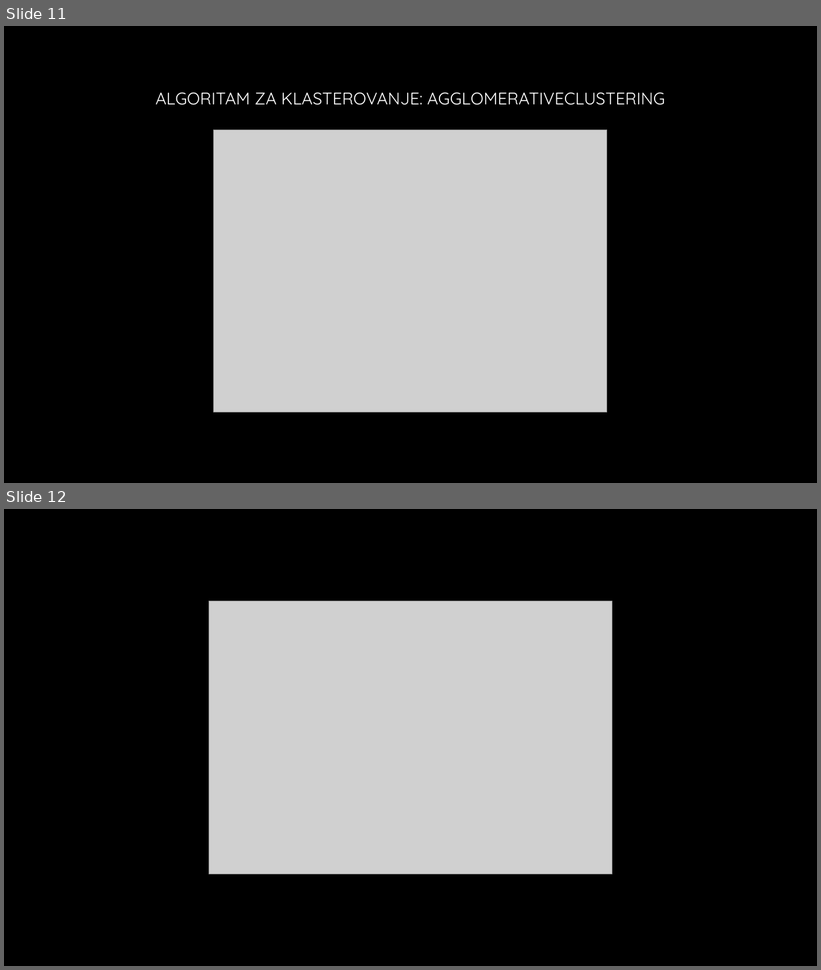
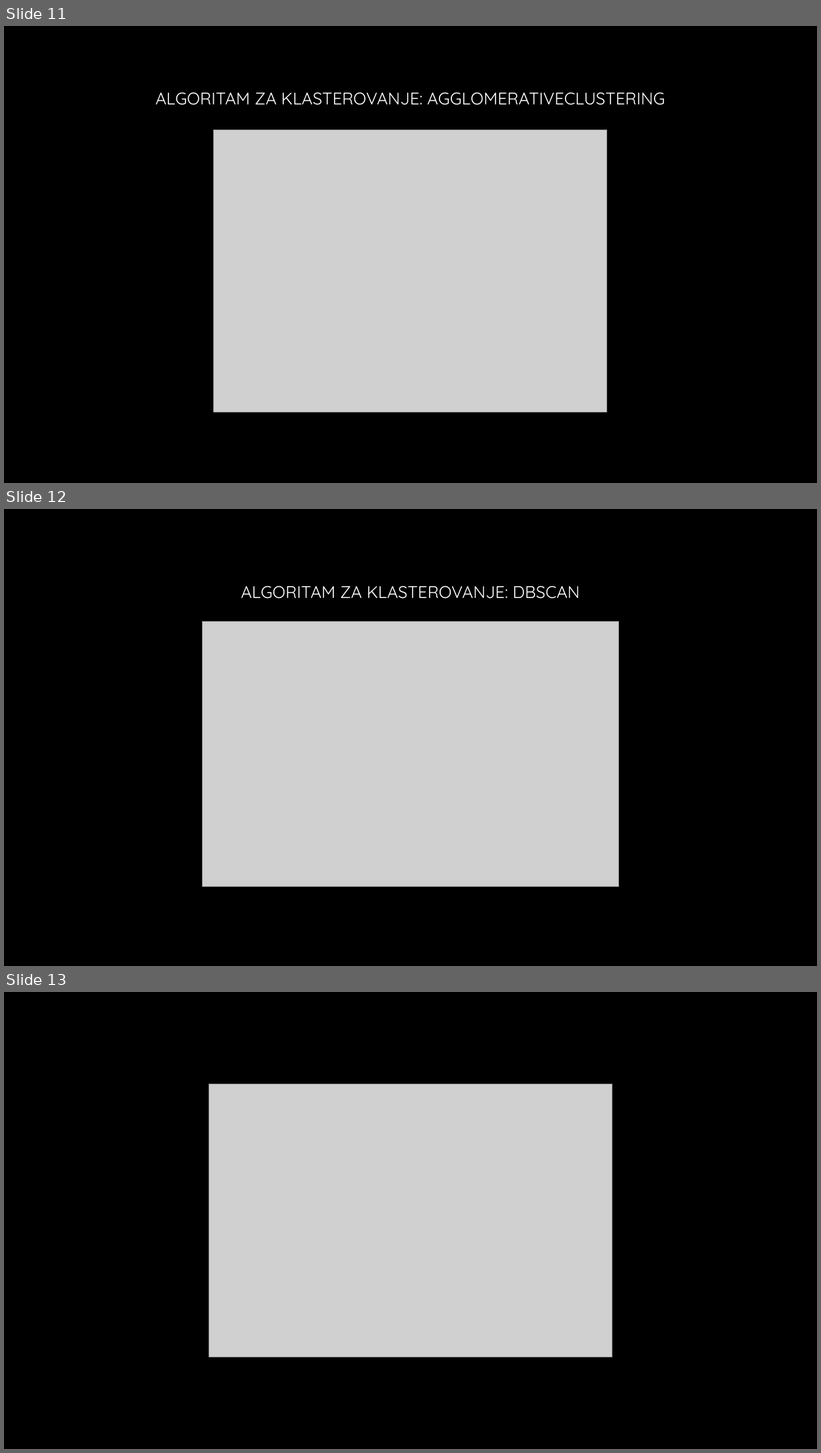
Before and after one commit to wesely1996/mapper_algoritam_sa_Netflix_podatcima, a slide deck: prezentacija.pptx. Shown one above the other, each under a label of ours: slides 11 and 12 before the commit, slides 11, 12 and 13 after it. The pictures are 821x970 and 821x1453 pixels, drawn with LibreOffice and Linux fonts; fonts in the diff are those of the drawing; grey boxes stand for pictures; background and template pictures are left out. Boxes give left, top, right and bottom in pixels: in the first picture for what was removed or moved away, otherwise in the second. Text is boxed around its words. In the diff, an @@ line names an element or a change of style, - is before the commit and + after.

Commit message:
Added DBSCAN

```diff
--- a/prezentacija.pptx
+++ b/prezentacija.pptx
@@ slide 12 added at bbox=[4, 509, 817, 966], background picture (left out) @@
@@ title added at bbox=[241, 586, 580, 599], 20 pt, text gradient #FFFFFF to #A6A6A6 @@
+ALGORITAM ZA KLASTEROVANJE: DBSCAN
@@ picture added at bbox=[202, 621, 619, 887] @@
@@ what was slide 12 is now slide 13 @@
```
